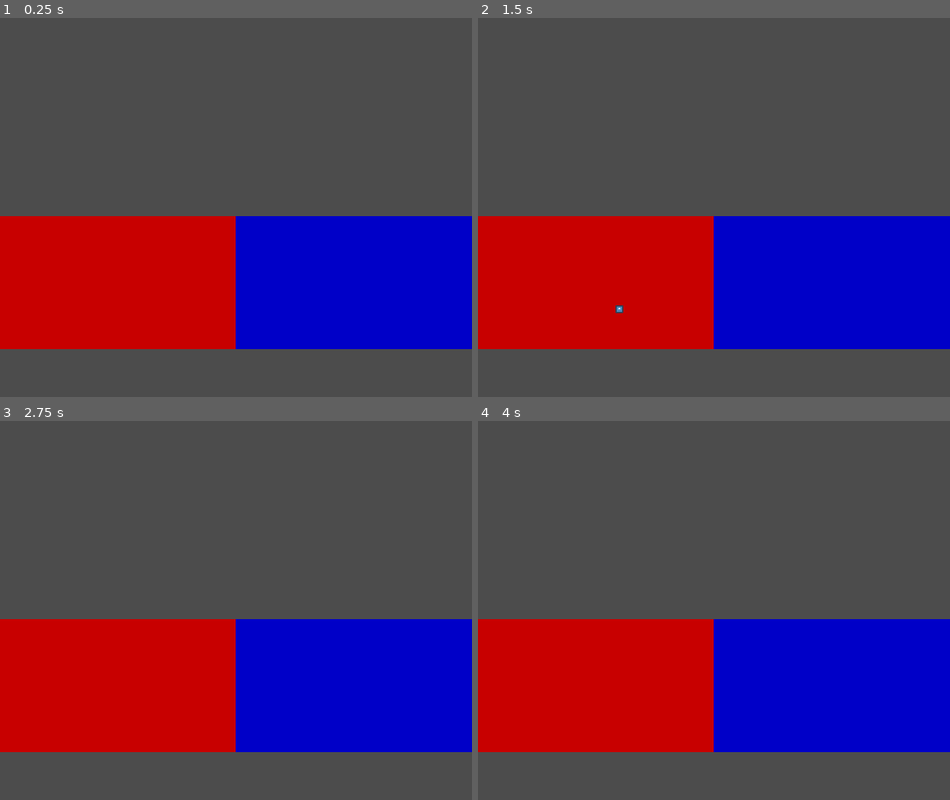
Above: before the commit, frames 1-4 (two rows, left to right).
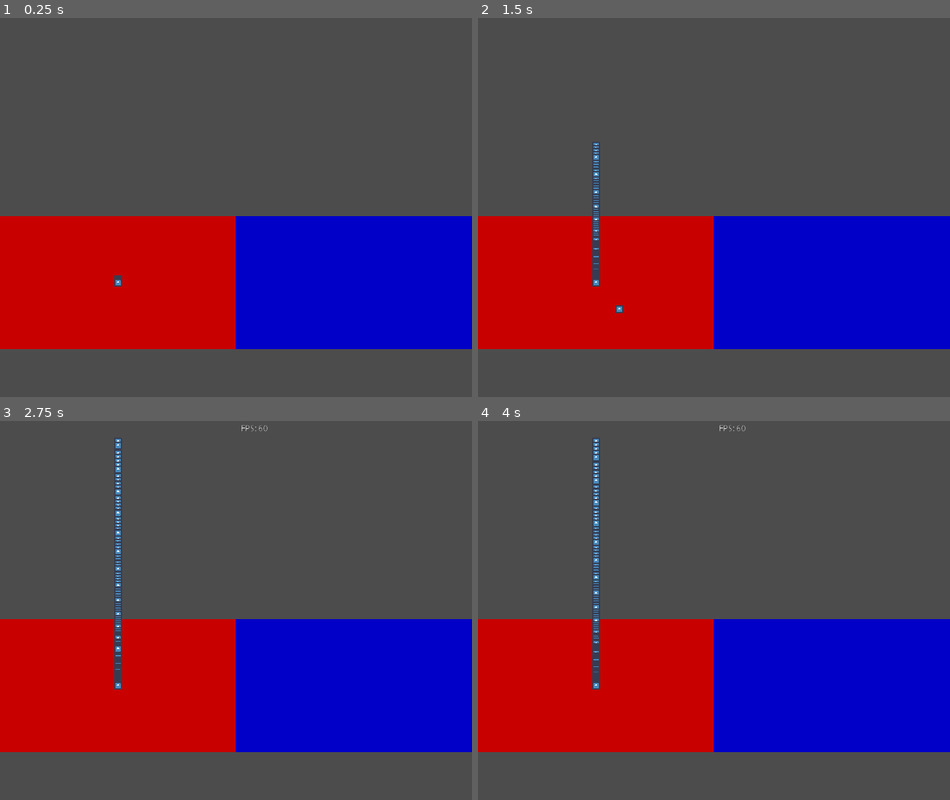
Above: after the commit, the same moments.

Repository: Keetz/ViewportSplit
Game: Godot game, scene res://Main.tscn
The game is run twice, just before and just after one commit, with the same random seed, the same clock (stepped at 60 frames per second) and the same inputs. The engine's default icon, where the game draws it, is replaced by a stand-in: a white triangle on a blue panel in a dark square.
Inputs (mouse positions are in pixels of both pictures, inside the frame that each line leads up to):
- Up to frame 1 (0.25 s): no input
- Up to frame 2 (1.5 s): tap Enter at 0.5 s; move the mouse to (817, 256) at 0.52 s; tap F at 0.6, 1.35 s; click (817, 256) at 0.67 s; tap Space at 1.25 s; move the mouse to (619, 309) at 1.27 s; click (619, 309) at 1.42 s
- Up to frame 3 (2.75 s): tap Enter at 2 s; move the mouse to (283, 568) at 2.02 s; tap F at 2.1 s; click (283, 568) at 2.17 s
- Up to frame 4 (4 s): tap Space at 2.75 s; move the mouse to (690, 792) at 2.77 s; tap F at 2.85, 3.6 s; click (690, 792) at 2.92 s; tap Enter at 3.5 s; move the mouse to (855, 765) at 3.52 s; click (855, 765) at 3.67 s

The runs differ from the first frame. In frame 1, less than 0.1% of the frame differs, in the area x 24-26%, y 67-71%; in frame 2, 0.4%; in frame 3, 0.7%, in the area x 24-57%, y 1-71%; in frame 4, 0.7%.

Commit message:
Added FPS counter

Diff:
--- /dev/null
+++ b/FPSCounter/FPSCounter.gd
@@ -0,0 +1,51 @@
+extends Node2D
+
+onready var label = get_node("Label")
+onready var count_label = get_node("CountLabel")
+
+const WHITE = Color(255,255,255)
+const RED = Color(255,0,0)
+const GREEN = Color(0,255,0)
+const SWITCH_DELAY_MAX = 0.5
+
+#var visible = true
+var switch_delay = 0
+
+func _ready():
+	set_color(WHITE)
+	set_process(true)
+	set_process_input(true)
+	toggle_visible()
+
+func _process(delta):
+	if(switch_delay > 0):
+		switch_delay -= delta
+	count_label.set_text(str(Engine.get_frames_per_second()))
+	if(Engine.get_frames_per_second() > 200):
+		set_color(GREEN)
+	elif(Engine.get_frames_per_second() < 60):
+		set_color(RED)
+	else:
+		set_color(WHITE)
+
+func set_color(color):
+	label.set("custom_colors/font_color",color)
+	count_label.set("custom_colors/font_color",color)
+
+func toggle_visible():
+	if(switch_delay > 0):
+		return
+	switch_delay = SWITCH_DELAY_MAX
+	if(visible):
+#		set_opacity(0
+		set_modulate(Color(get_modulate().r, get_modulate().g, get_modulate().b, 0))
+		visible = false
+	else:
+#		set_opacity(1)
+		set_modulate(Color(get_modulate().r, get_modulate().g, get_modulate().b, 1))
+		visible = true
+
+func _input(event):
+	if event is InputEventKey:
+		if(event.scancode == KEY_F):
+			toggle_visible()
--- /dev/null
+++ b/FPSCounter/FPSCounter.tscn
@@ -0,0 +1,43 @@
+[gd_scene load_steps=3 format=2]
+
+[ext_resource path="res://FPSCounter/FPSCounter.gd" type="Script" id=1]
+
+
+
+[node name="FPSCounter" type="Node2D"]
+
+position = Vector2( 40, 40 )
+script = ExtResource( 1 )
+
+[node name="Label" type="Label" parent="."]
+
+rect_scale = Vector2( 5, 5 )
+focus_ignore_mouse = true
+focus_stop_mouse = false
+size_flags_horizontal = 2
+size_flags_vertical = 0
+margin_left = 0.0
+margin_top = 0.0
+margin_right = 40.0
+margin_bottom = 14.0
+text = "FPS:"
+percent_visible = 1.0
+lines_skipped = 0
+max_lines_visible = -1
+
+[node name="CountLabel" type="Label" parent="."]
+
+rect_scale = Vector2( 5, 5 )
+focus_ignore_mouse = true
+focus_stop_mouse = false
+size_flags_horizontal = 2
+size_flags_vertical = 0
+margin_left = 140.0
+margin_top = 0.0
+margin_right = 180.0
+margin_bottom = 14.0
+custom_colors/font_color = Color( 1, 1, 1, 1 )
+text = "TEST"
+percent_visible = 1.0
+lines_skipped = 0
+max_lines_visible = -1
--- a/Game.gd
+++ b/Game.gd
@@ -40,31 +40,32 @@
 
 func _input(event):
 	if get_tree().get_root().has_node("Node"):
-		var viewport_actual_size = get_tree().get_root().get_size_override() / 4
+		if event is InputEventMouseMotion or event is InputEventMouseButton:
+			var viewport_actual_size = get_tree().get_root().get_size_override() / 4
 
-		var input_offset
+			var input_offset
 
-		# Bottom Screen
-		if event.position.x <= get_viewport().size.x:
-			var fraction_x = event.position.x / get_viewport().size.x
-			var viewport_difference = viewport_actual_size.x - get_viewport().size.x
+			# Bottom Screen
+			if event.position.x <= get_viewport().size.x:
+				var fraction_x = event.position.x / get_viewport().size.x
+				var viewport_difference = viewport_actual_size.x - get_viewport().size.x
 
-			var offset_x = -event.position.x + fraction_x * (get_tree().get_root().size.x + viewport_difference * 2) * 2
-			var offset_y = event.position.y * (viewport_actual_size.y / get_tree().get_root().size.y - 1) + viewport_actual_size.y * 2
+				var offset_x = -event.position.x + fraction_x * (get_tree().get_root().size.x + viewport_difference * 2) * 2
+				var offset_y = event.position.y * (viewport_actual_size.y / get_tree().get_root().size.y - 1) + viewport_actual_size.y * 2
 
-			input_offset = Transform2D(0, Vector2(offset_x, offset_y))
+				input_offset = Transform2D(0, Vector2(offset_x, offset_y))
 
-		# Top Screen
-		else:
-			var fraction_x = event.position.x / get_viewport().size.x
-			var viewport_difference = viewport_actual_size.x - get_viewport().size.x
+			# Top Screen
+			else:
+				var fraction_x = event.position.x / get_viewport().size.x
+				var viewport_difference = viewport_actual_size.x - get_viewport().size.x
 
-			var offset_x = -event.position.x + fraction_x * (get_tree().get_root().size.x + viewport_difference * 2) * 2 - get_tree().get_root().get_size_override().x
-			var offset_y = event.position.y * (viewport_actual_size.y / get_tree().get_root().size.y - 1)
+				var offset_x = -event.position.x + fraction_x * (get_tree().get_root().size.x + viewport_difference * 2) * 2 - get_tree().get_root().get_size_override().x
+				var offset_y = event.position.y * (viewport_actual_size.y / get_tree().get_root().size.y - 1)
 
-			input_offset = Transform2D(0, Vector2(offset_x, offset_y))
+				input_offset = Transform2D(0, Vector2(offset_x, offset_y))
 
-		event = event.xformed_by(input_offset)
+			event = event.xformed_by(input_offset)
 
 	if event is InputEventMouseButton and event.button_index == BUTTON_LEFT:
 		pressed = event.pressed
--- a/Game.tscn
+++ b/Game.tscn
@@ -2,20 +2,13 @@
 
 [ext_resource path="res://Game.gd" type="Script" id=1]
 [ext_resource path="res://icon.png" type="Texture" id=2]
+[ext_resource path="res://FPSCounter/FPSCounter.tscn" type="PackedScene" id=3]
 
 [sub_resource type="StyleBoxFlat" id=1]
 bg_color = Color( 0, 0, 0.784314, 1 )
 
 [sub_resource type="StyleBoxFlat" id=2]
 bg_color = Color( 0.784314, 0, 0, 1 )
-
-[sub_resource type="ParticlesMaterial" id=3]
-flag_disable_z = true
-spread = 0.0
-gravity = Vector3( 0, -1000, 0 )
-angular_velocity = 4.55688e-41
-orbit_velocity = 0.0
-orbit_velocity_random = 0.0
 
 [node name="Game" type="Node2D"]
 script = ExtResource( 1 )
@@ -39,13 +32,18 @@
 margin_right = 960.0
 margin_bottom = 540.0
 custom_styles/panel = SubResource( 2 )
+__meta__ = {
+"_edit_use_anchors_": true
+}
 
-[node name="Particles2D" type="Particles2D" parent="BottomScreen"]
+[node name="Particles2D" type="CPUParticles2D" parent="BottomScreen"]
 amount = 100
 lifetime = 2.0
-visibility_rect = Rect2( -1500, -1500, 3000, 3000 )
-process_material = SubResource( 3 )
 texture = ExtResource( 2 )
+spread = 0.0
+gravity = Vector2( 0, -1000 )
+initial_velocity = 0.0
+angular_velocity = 4.55688e-41
 
 [node name="CPUParticles2D" type="CPUParticles2D" parent="."]
 emitting = false
@@ -56,3 +54,5 @@
 spread = 0.0
 gravity = Vector2( 0, 0 )
 initial_velocity = 0.0
+
+[node name="FPSCounter" parent="." instance=ExtResource( 3 )]
